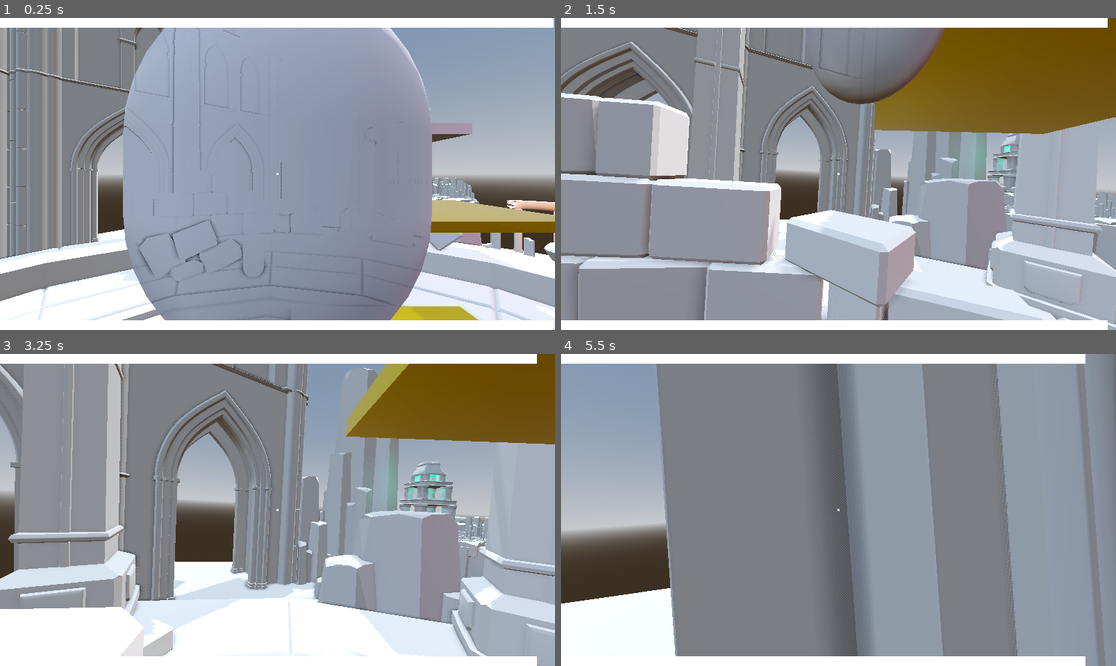
Above: before the commit, frames 1-4 (two rows, left to right).
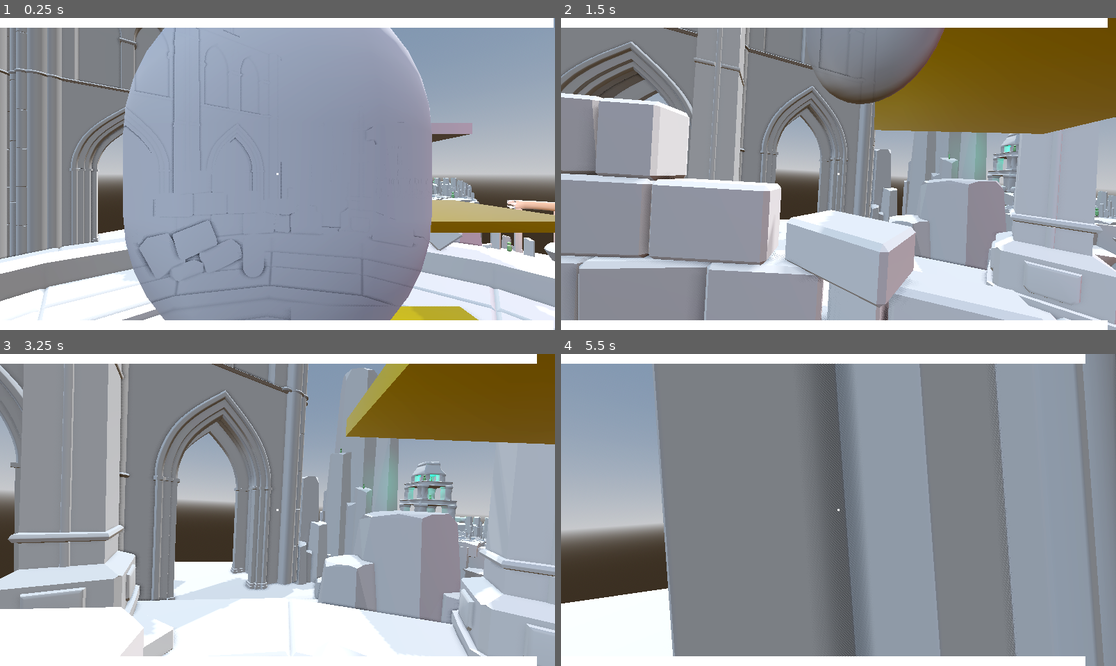
Above: after the commit, the same moments.

Repository: madmonki/GGJ2026
Game: Godot game, scene res://main.tscn
Same seed, same stepped clock (60 frames per second), same inputs: the game is played once before the commit and once after it.
Inputs (mouse positions are in pixels of both pictures, inside the frame that each line leads up to):
- Up to frame 1 (0.25 s): no input
- Up to frame 2 (1.5 s): move the mouse to (866, 174) at 0.52 s; press the mouse at (866, 174) at 0.53 s; hold W (move_forward) from 0.53 s (still down); tap Space (jump) at 0.77 s; move the mouse to (810, 174) at 1.27 s; release the mouse at (810, 174) at 1.28 s; tap Shift (sprint) at 1.35 s
- Up to frame 3 (3.25 s): keep holding W (move_forward); tap Space (jump) at 1.52, 3.02 s; move the mouse to (288, 503) at 2.02 s; press the mouse at (288, 503) at 2.03 s; move the mouse to (271, 516) at 2.77 s; release the mouse at (271, 516) at 2.78 s; tap Shift (sprint) at 2.85 s
- Up to frame 4 (5.5 s): keep holding W (move_forward); move the mouse to (877, 513) at 3.52 s; press the mouse at (877, 513) at 3.53 s; tap Space (jump) at 3.77, 4.52 s; move the mouse to (794, 506) at 4.27 s; release the mouse at (794, 506) at 4.28 s; tap Shift (sprint) at 4.35 s; move the mouse to (844, 510) at 5.02 s; press the mouse at (844, 510) at 5.03 s

The runs differ from the first frame. In frame 1, 0.1% of the frame differs, in the area x 78-93%, y 51-75%; in frame 2, 0.2%; in frame 3, 0.1%; in frame 4, 1.9%, in the area x 10-99%, y 3-100%.

Commit message:
Update main.tscn

Diff:
--- a/main.tscn
+++ b/main.tscn
@@ -77,6 +77,53 @@
 is_stationary = false
 max_fov_change = 15.0
 
+[node name="GreenChar4" parent="." unique_id=460741342 instance=ExtResource("5_lquwl")]
+transform = Transform3D(1, 0, 0, 0, 1, 0, 0, 0, 1, 37.498127, -9.846764, -21.933308)
+max_fov_change = 15.0
+
+[node name="GreenChar5" parent="." unique_id=175340972 instance=ExtResource("5_lquwl")]
+transform = Transform3D(1, 0, 0, 0, 1, 0, 0, 0, 1, 39.50377, -9.846764, -30.04365)
+max_fov_change = 15.0
+
+[node name="GreenChar6" parent="." unique_id=185210972 instance=ExtResource("5_lquwl")]
+transform = Transform3D(1, 0, 0, 0, 1, 0, 0, 0, 1, 46.130127, -2.4575772, -48.47974)
+is_stationary = false
+max_fov_change = 15.0
+
+[node name="GreenChar14" parent="." unique_id=1000932984 instance=ExtResource("5_lquwl")]
+transform = Transform3D(1, 0, 0, 0, 1, 0, 0, 0, 1, 47.673286, -5.2984977, -41.930813)
+max_fov_change = 15.0
+
+[node name="GreenChar7" parent="." unique_id=209455468 instance=ExtResource("5_lquwl")]
+transform = Transform3D(1, 0, 0, 0, 1, 0, 0, 0, 1, 46.285328, 1.1469045, -55.930275)
+is_stationary = false
+max_fov_change = 15.0
+
+[node name="GreenChar8" parent="." unique_id=526974762 instance=ExtResource("5_lquwl")]
+transform = Transform3D(1, 0, 0, 0, 1, 0, 0, 0, 1, 40.194885, 1.1469045, -63.110428)
+is_stationary = false
+max_fov_change = 15.0
+
+[node name="GreenChar9" parent="." unique_id=379696800 instance=ExtResource("5_lquwl")]
+transform = Transform3D(1, 0, 0, 0, 1, 0, 0, 0, 1, 40.194885, 7.052012, -63.110428)
+max_fov_change = 15.0
+
+[node name="GreenChar10" parent="." unique_id=1410602436 instance=ExtResource("5_lquwl")]
+transform = Transform3D(1, 0, 0, 0, 1, 0, 0, 0, 1, 39.18356, 12.123392, -61.819473)
+max_fov_change = 15.0
+
+[node name="GreenChar11" parent="." unique_id=970295548 instance=ExtResource("5_lquwl")]
+transform = Transform3D(1, 0, 0, 0, 1, 0, 0, 0, 1, 35.32222, 12.123392, -58.770878)
+max_fov_change = 15.0
+
+[node name="GreenChar12" parent="." unique_id=677568956 instance=ExtResource("5_lquwl")]
+transform = Transform3D(1, 0, 0, 0, 1, 0, 0, 0, 1, 24.468077, 10.724678, -73.34116)
+max_fov_change = 15.0
+
+[node name="GreenChar13" parent="." unique_id=1208040070 instance=ExtResource("5_lquwl")]
+transform = Transform3D(1, 0, 0, 0, 1, 0, 0, 0, 1, 16.900993, 23.646503, -77.65944)
+max_fov_change = 15.0
+
 [node name="CSGCombiner3D" type="CSGCombiner3D" parent="." unique_id=2142849049]
 transform = Transform3D(1, 0, 0, 0, 1, 0, 0, 0, 1, 0, -1.4720442, 0)
 operation = 1
@@ -154,6 +201,9 @@
 [node name="Rock_Vertical7" parent="." unique_id=210618134 instance=ExtResource("12_dg77c")]
 transform = Transform3D(-3.774895e-09, 3.7892477e-16, -0.05, -7.54979e-09, -0.05, 1.9106854e-16, -0.05, 7.54979e-09, 3.774895e-09, 47.33107, 0.08603525, -50.46072)
 
+[node name="Rock_Vertical38" parent="." unique_id=2057163090 instance=ExtResource("12_dg77c")]
+transform = Transform3D(-3.774895e-09, 3.7892477e-16, -0.05, -7.54979e-09, -0.05, 1.9106854e-16, -0.05, 7.54979e-09, 3.774895e-09, 46.751892, -11.960108, -36.903202)
+
 [node name="Rock_Vertical13" parent="." unique_id=928548655 instance=ExtResource("12_dg77c")]
 transform = Transform3D(-3.0199159e-09, 3.031398e-16, -0.04, -6.0398317e-09, -0.04, 1.5285484e-16, -0.04, 6.0398317e-09, 3.0199159e-09, 43.375774, -1.6503356, -50.634884)
 
@@ -169,6 +219,12 @@
 [node name="Rock_Vertical22" parent="." unique_id=704378392 instance=ExtResource("12_dg77c")]
 transform = Transform3D(-0.012395208, 1.8716242e-09, -0.03803103, -6.0398313e-09, -0.04, 5.2136863e-16, -0.03803103, 5.742526e-09, 0.012395208, 31.257479, 0.18226254, -50.42021)
 
+[node name="Rock_Vertical27" parent="." unique_id=157352774 instance=ExtResource("12_dg77c")]
+transform = Transform3D(-0.012395207, 9.221548e-10, -0.03803103, -6.039831e-09, -0.019708117, 5.2136863e-16, -0.038031027, 2.8293596e-09, 0.012395208, 29.43144, -1.3469454, -53.343414)
+
+[node name="Rock_Vertical39" parent="." unique_id=2051573842 instance=ExtResource("12_dg77c")]
+transform = Transform3D(-0.012395207, 9.221548e-10, -0.03803103, -6.039831e-09, -0.019708117, 5.2136863e-16, -0.038031027, 2.8293596e-09, 0.012395208, 28.43144, -1.3469454, -54.343414)
+
 [node name="Rock_Vertical16" parent="." unique_id=1273895345 instance=ExtResource("12_dg77c")]
 transform = Transform3D(-0.026053756, 3.934008e-09, -0.030351305, -6.0398317e-09, -0.04, 1.5285485e-16, -0.030351305, 4.58292e-09, 0.026053756, 41.436752, -1.6503356, -49.32427)
 
@@ -199,9 +255,6 @@
 [node name="Rock_Vertical26" parent="." unique_id=1634783437 instance=ExtResource("12_dg77c")]
 transform = Transform3D(0.008468457, -9.0948526e-11, 0.12895834, -1.4239733e-08, -0.0067075323, -1.6636137e-15, -0.09392447, 1.0087173e-09, 0.011627194, 49.14745, -2.7302234, -49.648796)
 
-[node name="Rock_Vertical27" parent="." unique_id=1928074194 instance=ExtResource("12_dg77c")]
-transform = Transform3D(0.008468457, -9.0948526e-11, 0.12895834, -1.4239733e-08, -0.0067075323, -1.6636137e-15, -0.09392447, 1.0087173e-09, 0.011627194, 20.685802, -6.9478745, -10.503165)
-
 [node name="Rock_Vertical28" parent="." unique_id=1400138860 instance=ExtResource("12_dg77c")]
 transform = Transform3D(0.008468457, -9.0948526e-11, 0.12895834, -1.4239733e-08, -0.0067075323, -1.6636137e-15, -0.09392447, 1.0087173e-09, 0.011627194, 37.410168, -10.269381, -11.729763)
 
@@ -246,6 +299,12 @@
 
 [node name="Rock_Small3" parent="." unique_id=1884199463 instance=ExtResource("13_ycdy4")]
 transform = Transform3D(1, 0, 0, 0, 1, 0, 0, 0, 1, 20.609503, -7.700982, -10.9545765)
+
+[node name="Rock_Small4" parent="." unique_id=444718078 instance=ExtResource("13_ycdy4")]
+transform = Transform3D(1, 0, 0, 0, 1, 0, 0, 0, 1, 37.80519, -8.019566, -42.87731)
+
+[node name="Rock_Small5" parent="." unique_id=1585104297 instance=ExtResource("13_ycdy4")]
+transform = Transform3D(1, 0, 0, 0, 1, 0, 0, 0, 1, 46.019474, -5.887471, -44.004944)
 
 [node name="Rock_Horizontal5" parent="." unique_id=351320304 instance=ExtResource("11_efxa6")]
 transform = Transform3D(0.5, 0, 0, 0, 0.5, 0, 0, 0, 0.5, 37.79703, -13.37171, -18.024887)
Not shown: 1 places in main.tscn that only renumber resources
